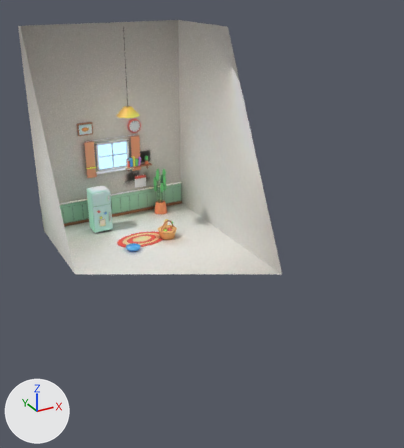
Before and after pictures for a commit that changed the glTF model public/models/room.glb.
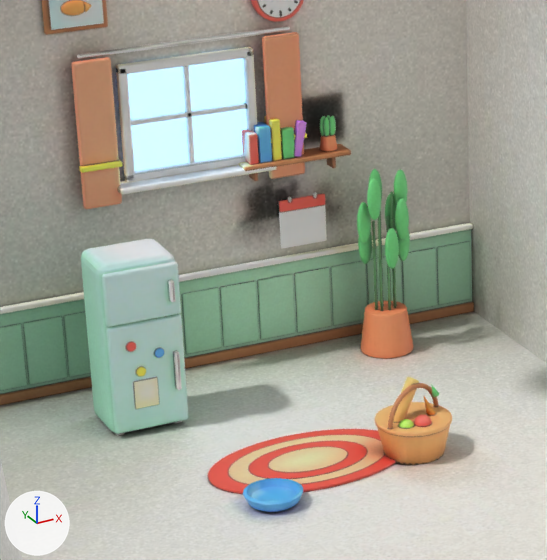
Each version appears first whole from a camera (50 mm lens) standing at (-9.58, -24.21, 11.95) and looking at (0.33, -6.2, 2.95), and next in a close-up on the part from 17% to 49% of the width and 29% to 59% of the height. The axes (+X, +Y, +Z) are drawn at lower left. The lights are the same throughout. The older version's two pictures come first. Everything nearer to the camera than a plane just in front of the edit is cut away. Where no turn or scale is listed for an object, it has been applied to the vertices.

Before the edit, the objects in view are built like this:
```python
me_cube_039 = bpy.data.meshes.new('Cube.039')
me_cube_039.from_pydata(...)  # 2556 vertices, 5052 faces; spans x -0.75..0.75, y -0.17..0.17, z -0.22..0.58
me_cube_039.materials.append(mat_bakedprops)  # picture img_props_bake
me_cube_047 = bpy.data.meshes.new('Cube.047')
me_cube_047.from_pydata(...)  # 336 vertices, 656 faces; spans x -0.33..0.33, y -0.045..0.015, z -0.33..0.38
me_cube_047.materials.append(mat_bakedprops)  # picture img_props_bake
me_cylinder_006 = bpy.data.meshes.new('Cylinder.006')
me_cylinder_006.from_pydata(...)  # 672 vertices, 1288 faces; spans x -0.36..0.36, y -0.06..0.06, z -0.36..0.36
me_cylinder_006.materials.append(mat_bakedprops)  # picture img_props_bake
me_cylinder_008 = bpy.data.meshes.new('Cylinder.008')
me_cylinder_008.from_pydata(...)  # 1692 vertices, 3328 faces; spans x -0.47..0.47, y -0.47..0.47, z -0.22..0.733
me_cylinder_008.materials.append(mat_bakedprops)  # picture img_props_bake
ob_basket = bpy.data.objects.new('Basket', me_cylinder_008)
ob_basket.location = (1.25, -0.9, 0.22)
ob_calendar = bpy.data.objects.new('Calendar', me_cube_047)
ob_calendar.location = (1.5, 2.95, 1.75)
ob_clock = bpy.data.objects.new('Clock', me_cylinder_006)
ob_clock.location = (1.3, 2.93, 4.85)
ob_shelf = bpy.data.objects.new('Shelf', me_cube_039)
ob_shelf.location = (1.35, 2.8, 2.7)
# also in view: 'Floor' at (0.0, -5.0, 0.0); 'FridgeDoorMain' at (-1.35, 1.17, 0.78); 'Plant' at (2.35, 2.25, 1.24); 'FridgeDoorTop' at (-1.35, 1.17, 1.83); 'Rug' at (0.0, -0.55, 0.02)
```
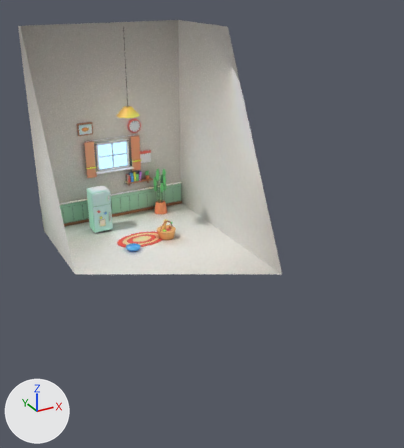
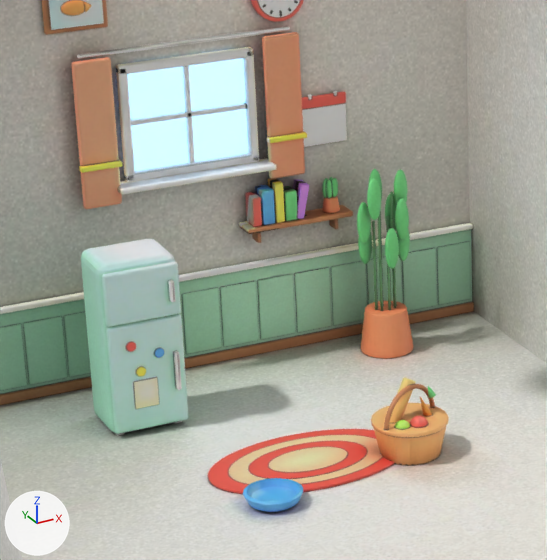
Patch to the scene script:
```diff
--- a/public/models/room.glb.py
+++ b/public/models/room.glb.py
@@ ob_shelf @@
 ob_shelf = bpy.data.objects.new('Shelf', me_cube_039)
-ob_shelf.location = (1.35, 2.8, 2.7)
+ob_shelf.location = (1.35, 2.8, 1.85)
@@ ob_calendar @@
 ob_calendar = bpy.data.objects.new('Calendar', me_cube_047)
-ob_calendar.location = (1.5, 2.95, 1.75)
+ob_calendar.location = (1.85, 2.95, 3.1)
@@ ob_basket @@
 ob_basket = bpy.data.objects.new('Basket', me_cylinder_008)
-ob_basket.location = (1.25, -0.9, 0.22)
+ob_basket.location = (1.2, -0.9, 0.22)
```

Location of each change, (x1, y1, x2, y2) in pixels of the close-ups (547 x 560 px):
'Shelf', moved: before (238, 115, 351, 181); after (239, 177, 353, 243)
'Basket', moved: before (375, 377, 452, 465); after (371, 378, 449, 466)
'Calendar', moved: before (279, 192, 327, 249); after (302, 90, 347, 147)
